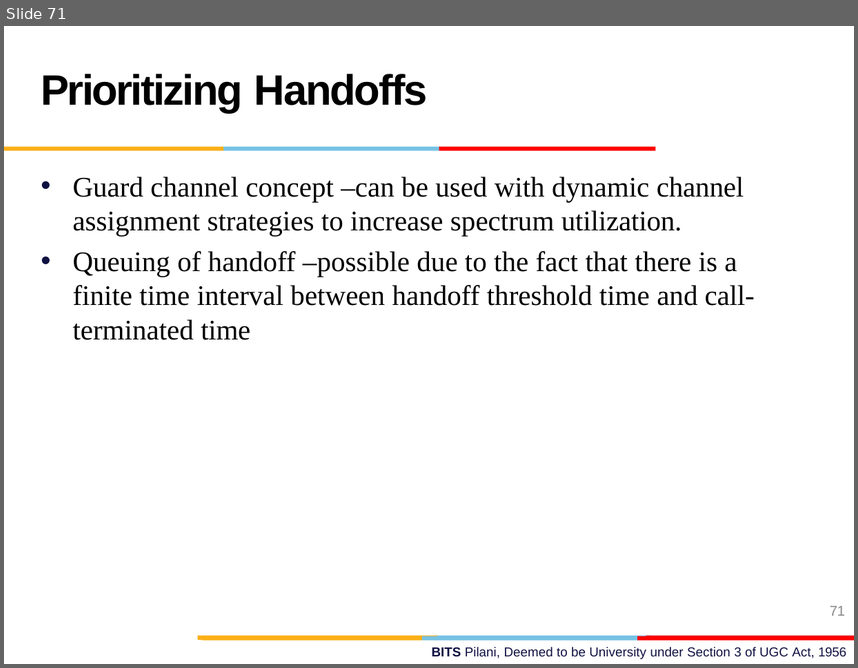
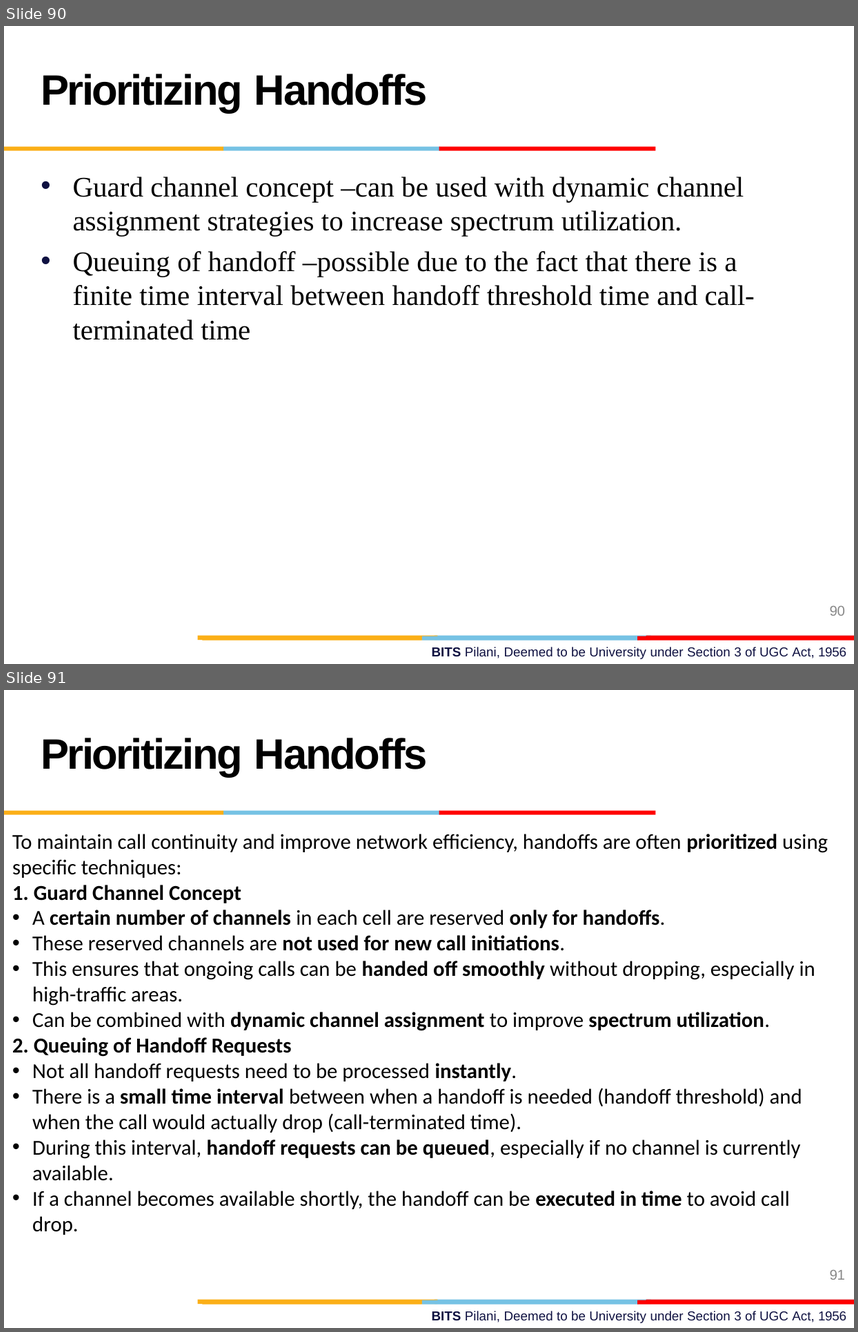
Before and after one commit to AbidKhan01ak/Mtech-7th-Sem, a slide deck: WMC/L1_WMC.pptx. Shown one above the other, each under a label of ours: slide 71 before the commit, slides 90 and 91 after it. The pictures are 858x668 and 858x1332 pixels, drawn with LibreOffice and Linux fonts; fonts in the diff are those of the drawing; background and template pictures are left out. Boxes give left, top, right and bottom in pixels: in the first picture for what was removed or moved away, otherwise in the second. Text is boxed around its words. In the diff, an @@ line names an element or a change of style, - is before the commit and + after.

```diff
--- a/WMC/L1_WMC.pptx
+++ b/WMC/L1_WMC.pptx
@@ slide 91 added at box(4, 690, 854, 1328), background #FFFFFF; not listed: 9 template elements that a slide beside it also shows @@
@@ title added at box(41, 738, 428, 777), 36 pt, text #000000, bold @@
+Prioritizing Handoffs
@@ text added at box(12, 834, 828, 1234), 18 pt, text #000000 @@
+To maintain call continuity and improve network efficiency, handoffs are often prioritized using specific techniques:
+1. Guard Channel Concept
+• A certain number of channels in each cell are reserved only for handoffs.
+• These reserved channels are not used for new call initiations.
+• This ensures that ongoing calls can be handed off smoothly without dropping, especially in high-traffic areas.
+• Can be combined with dynamic channel assignment to improve spectrum utilization.
+2. Queuing of Handoff Requests
+• Not all handoff requests need to be processed instantly.
+• There is a small time interval between when a handoff is needed (handoff threshold) and when the call would actually drop (call-terminated time).
+• During this interval, handoff requests can be queued, especially if no channel is currently available.
+• If a channel becomes available shortly, the handoff can be executed in time to avoid call drop.
@@ page number added at box(830, 1270, 845, 1279), 12 pt, text #888888 @@
+91
@@ text added at box(432, 1310, 846, 1323), 11 pt, text #0F1141 @@
+BITS Pilani, Deemed to be University under Section 3 of UGC Act, 1956
@@ what was slide 71 is now slide 90 @@
@@ page number at box(830, 606, 845, 615): text changed @@
-71
+90
```
Also in this commit, not shown: 2 slides changed, 19 other slides added, 1 slide removed, 1 other file.
